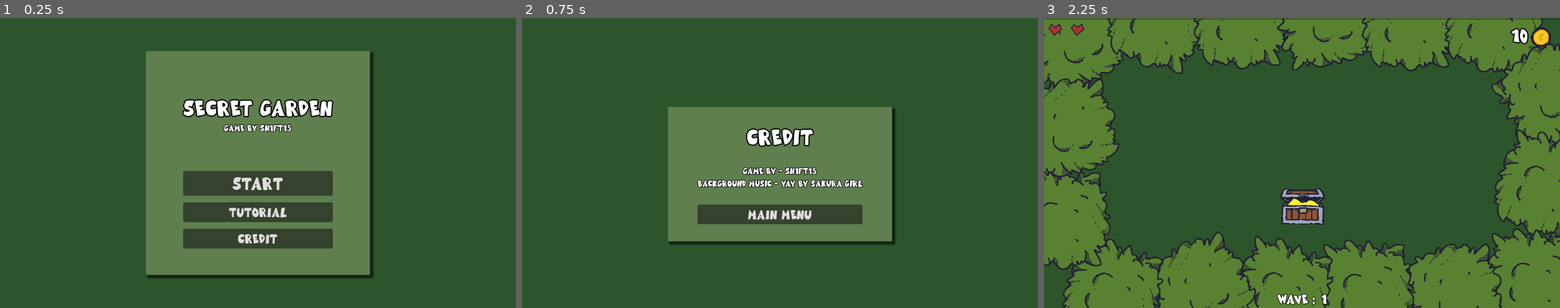
Above: before the commit, frames 1-3 (left to right).
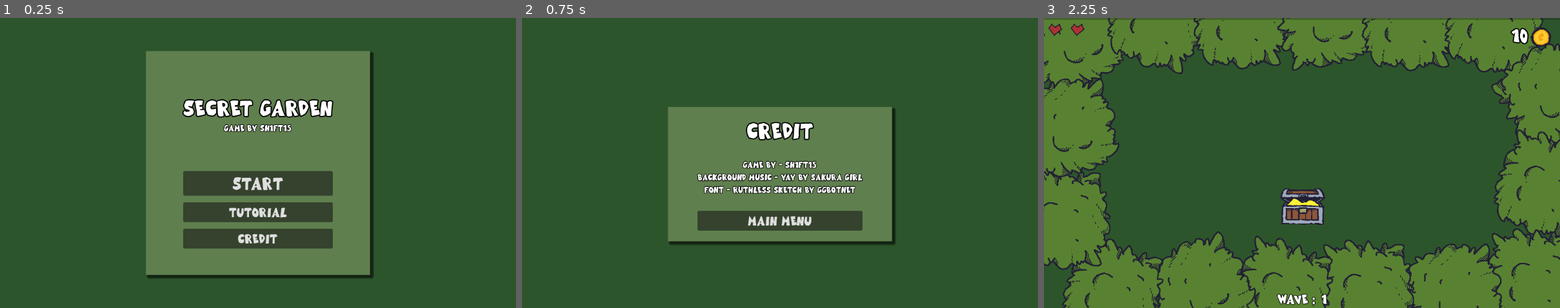
Above: after the commit, the same moments.

Repository: sh1ft15/secret
Game: Godot game, scene res://scenes/menu.tscn
Two runs of this game, one before a commit and one after it. Both use one fixed random seed, a clock stepped at 60 frames per second and the inputs below. Sound files missing from this copy of the repository are replaced by a short silence.
Inputs:
- Up to frame 1 (0.25 s): no input
- Up to frame 2 (0.75 s): click "Credit" at 0.5 s
- Up to frame 3 (2.25 s): click "Main Menu" at 1.25 s; click "Start" at 2 s

The runs differ from the first frame. In frame 2, 4.9% of the frame differs, in the area x 33-67%, y 35-74%; in frame 3, nothing differs.

Commit message:
Update ugrade screen

Diff:
--- a/scenes/card_button.tscn
+++ b/scenes/card_button.tscn
@@ -19,7 +19,7 @@
 
 [sub_resource type="LabelSettings" id="LabelSettings_d38uf"]
 font = ExtResource("2_5yr25")
-font_size = 18
+font_size = 20
 
 [sub_resource type="LabelSettings" id="LabelSettings_bb6yc"]
 font = ExtResource("2_5yr25")
@@ -28,11 +28,11 @@
 outline_color = Color(0, 0, 0, 1)
 
 [node name="CardButton" type="Button"]
-custom_minimum_size = Vector2(230, 280)
+custom_minimum_size = Vector2(200, 250)
 offset_left = -1.0
 offset_top = -3.0
-offset_right = 229.0
-offset_bottom = 277.0
+offset_right = 199.0
+offset_bottom = 247.0
 theme_override_styles/disabled = SubResource("StyleBoxFlat_0qycs")
 theme_override_styles/hover = SubResource("StyleBoxFlat_8vwgg")
 theme_override_styles/pressed = SubResource("StyleBoxFlat_0nxit")
--- a/scenes/credit.tscn
+++ b/scenes/credit.tscn
@@ -81,6 +81,14 @@
 layout_mode = 2
 text = "Background Music - Yay by Sakura Girl"
 label_settings = SubResource("LabelSettings_iljkj")
+horizontal_alignment = 1
+vertical_alignment = 1
+
+[node name="Credit_3" type="Label" parent="Panel/VBoxContainer/List"]
+layout_mode = 2
+text = "Font - Ruthless Sketch by GGBotNet"
+label_settings = SubResource("LabelSettings_iljkj")
+horizontal_alignment = 1
 vertical_alignment = 1
 
 [node name="Button" type="Button" parent="Panel/VBoxContainer"]
--- a/scenes/game_over_screen.tscn
+++ b/scenes/game_over_screen.tscn
@@ -52,7 +52,7 @@
 layout_mode = 2
 theme_override_constants/separation = 20
 
-[node name="Label" type="Label" parent="PanelContainer/Column"]
+[node name="Title" type="Label" parent="PanelContainer/Column"]
 layout_mode = 2
 text = "GAME OVER
 "
--- a/scenes/menu.tscn
+++ b/scenes/menu.tscn
@@ -3,8 +3,8 @@
 [ext_resource type="Script" path="res://scripts/menu.gd" id="1_3jl6y"]
 [ext_resource type="FontFile" uid="uid://0jrk3kh3t8wc" path="res://fonts/RuthlessSketch-q2xD6.ttf" id="2_k5you"]
 
-[sub_resource type="StyleBoxFlat" id="StyleBoxFlat_8wqqm"]
-bg_color = Color(0.374147, 0.497129, 0.306273, 1)
+[sub_resource type="StyleBoxFlat" id="StyleBoxFlat_0t6ep"]
+bg_color = Color(0.372549, 0.498039, 0.305882, 1)
 border_color = Color(0.903598, 0.903598, 0.903598, 1)
 shadow_size = 5
 shadow_offset = Vector2(5, 5)
@@ -45,7 +45,7 @@
 offset_bottom = 250.0
 grow_horizontal = 2
 grow_vertical = 2
-theme_override_styles/panel = SubResource("StyleBoxFlat_8wqqm")
+theme_override_styles/panel = SubResource("StyleBoxFlat_0t6ep")
 
 [node name="Header" type="VBoxContainer" parent="Panel"]
 layout_mode = 1
--- a/scenes/upgrade_screen.tscn
+++ b/scenes/upgrade_screen.tscn
@@ -15,7 +15,7 @@
 
 [sub_resource type="LabelSettings" id="LabelSettings_kp0ta"]
 font = ExtResource("1_beswm")
-font_size = 40
+font_size = 35
 outline_size = 10
 outline_color = Color(0, 0, 0, 1)
 
@@ -57,7 +57,7 @@
 [node name="Title" type="Label" parent="PanelContainer/HBoxContainer/HBox"]
 layout_mode = 2
 size_flags_horizontal = 3
-text = "secret shop"
+text = "Wave nth completed"
 label_settings = SubResource("LabelSettings_kp0ta")
 
 [node name="Coin" type="Label" parent="PanelContainer/HBoxContainer/HBox"]
--- a/scripts/game_over_screen.gd
+++ b/scripts/game_over_screen.gd
@@ -1,5 +1,6 @@
 extends CenterContainer
 
+@onready var title_label = $PanelContainer/Column/Title
 @onready var max_chain_label = $PanelContainer/Column/Scores/MaxChain/Num
 @onready var killed_label = $PanelContainer/Column/Scores/BugKilled/Num
 @onready var matched_label = $PanelContainer/Column/Scores/BugMatched/Num
@@ -8,7 +9,10 @@
 
 signal restart_pressed
 
-func init(score):
+func init(score, complete = false):
+	if complete: title_label.text = 'Stage completed'
+	else: title_label.text = 'Game over'
+
 	max_chain_label.text = str(score.max_chain)
 	killed_label.text = str(score.killed)
 	matched_label.text = str(score.matched)
--- a/scripts/main.gd
+++ b/scripts/main.gd
@@ -94,14 +94,17 @@
 func toggleOptionScreen():
 	option_screen.visible = !option_screen.visible
 
-func showGameOverScreen():
+func showGameOverScreen(complete = false):
 	game_over = true
-	game_over_screen.init(score)
+	game_over_screen.init(score, complete)
 	game_over_screen.visible = true
 
 func showUpgradesScreen():
-	game_over = true
-	upgrades_screen.visible = true
+	if level == 10: showGameOverScreen(true)
+	else:
+		game_over = true
+		upgrades_screen.visible = true
+		upgrades_screen.init(score)
 
 func isGameOver(): return game_over
 
@@ -230,6 +233,7 @@
 
 	level = min(level + 1, 10)
 	wave_counter.text = str(level)
+	score.wave = level
 
 	applyAcquiredSkill(secrets)
 	applyLevelStats()
--- a/scripts/player.gd
+++ b/scripts/player.gd
@@ -2,6 +2,7 @@
 
 var bug_death_sound = preload("res://audios/bug_death.wav")
 var bullet_shoot_sound = preload("res://audios/bullet_shoot.wav")
+var bug_match_sound = preload("res://audios/bug_match.wav")
 
 @onready var bullet_prefab = load("res://scenes/bullet.tscn")
 @onready var sprite = $Icon
@@ -48,8 +49,8 @@
 		heart_container.get_child(i).visible = (i + 1) <= health
 
 func updateShootRate(num):
-	shoot_rate = max(min(shoot_rate + num, 5), 1)
-	bullet_timer.wait_time = max(3 - ((shoot_rate / 5) * 3), .5)
+	shoot_rate = max(min(shoot_rate + num, 6), 1)
+	bullet_timer.wait_time = max(3 - ((shoot_rate / 6) * 3), .5)
 
 func updateShootAmount(num):
 	shoot_amount = roundi(max(min(shoot_amount + num, 6), 0))
@@ -90,6 +91,7 @@
 	is_passive = status
 
 	animator.play('hurt')
+	playAudio(bug_match_sound)
 	get_tree().current_scene.spawnHitParticle(position, 'hit')
 
 	await get_tree().create_timer(.6).timeout
@@ -113,14 +115,13 @@
 	if cur_num <= 0 || get_tree().current_scene.isGameOver(): return
 
 	if is_passive:
-		get_tree().current_scene.spawnHitRate(position, 1)
-		setNum(1)
+		get_tree().current_scene.spawnHitRate(position, shoot_amount)
+		setNum(shoot_amount)
 		return
 
 	var enemies = get_tree().get_nodes_in_group('enemy')
 	var bosses = get_tree().get_nodes_in_group('boss')
 	var target_enemies = []
-	var target_bosses = []
 
 	for i in shoot_amount:
 		var max_dist = 500
@@ -129,7 +130,7 @@
 		for boss in bosses:
 			var cur_dist = position.distance_to(boss.position)
 
-			if target_bosses.find(boss) != -1: continue
+			if target_enemies.find(boss) != -1: continue
 
 			if cur_dist < max_dist && isInViewPort(boss.position):
 				max_dist = cur_dist
@@ -145,12 +146,14 @@
 					max_dist = cur_dist
 					target_enemy = enemy
 
-		if target_enemy != null and cur_num > 0:
-			target_enemies.append(target_enemy)
-			shootBullet(target_enemy.position)
+		if target_enemy != null: target_enemies.append(target_enemy)
 
-			setNum(-1)
-			get_tree().current_scene.spawnHitRate(position, -1)
+	for enemy in target_enemies:
+		if cur_num <= 0: break
+
+		shootBullet(enemy.position)
+		setNum(-1)
+		get_tree().current_scene.spawnHitRate(position, -1)
 
 func _on_input_event(viewport: Node, event: InputEvent, shape_idx: int) -> void:
 	if event.is_action_pressed("left_mouse_click"):
--- a/scripts/upgrade_screen.gd
+++ b/scripts/upgrade_screen.gd
@@ -4,6 +4,7 @@
 
 var upgrades_data = preload("res://scripts/upgrades_data.gd")
 
+@onready var title_label = $PanelContainer/HBoxContainer/HBox/Title
 @onready var button_container = $PanelContainer/HBoxContainer/GridContainer
 @onready var continue_button = $PanelContainer/HBoxContainer/Continue
 @onready var player_coin = $PanelContainer/HBoxContainer/HBox/Coin
@@ -19,6 +20,9 @@
 		button.connect('card_button_pressed', reveal)
 
 	reset()
+
+func init(score):
+	title_label.text = 'Wave ' + str(score.wave) + ' Completed'
 
 func reveal(card):
 	if player.getNum() >= card.getCost():
--- a/scripts/upgrades_data.gd
+++ b/scripts/upgrades_data.gd
@@ -13,12 +13,12 @@
 	},
 	{
 		'slug': 'increase_shoot_rate',
-		'desc': 'Earn coin faster / Shoot faster',
-		'sprite': preload('res://sprites/heart.png')
+		'desc': 'Earn coin / Shoot faster',
+		'sprite': preload('res://sprites/upgrade_more_coin.png')
 	},
 	{
 		'slug': 'increase_shoot_amount',
-		'desc': 'Shoot more coin',
-		'sprite': preload('res://sprites/heart.png')
+		'desc': 'Earn / Shoot more coin',
+		'sprite': preload('res://sprites/upgrade_more_coin.png')
 	}
 ]
Binary file added: sprites/upgrade_more_coin.png
Not shown, added: sprites/upgrade_more_coin.png.import
